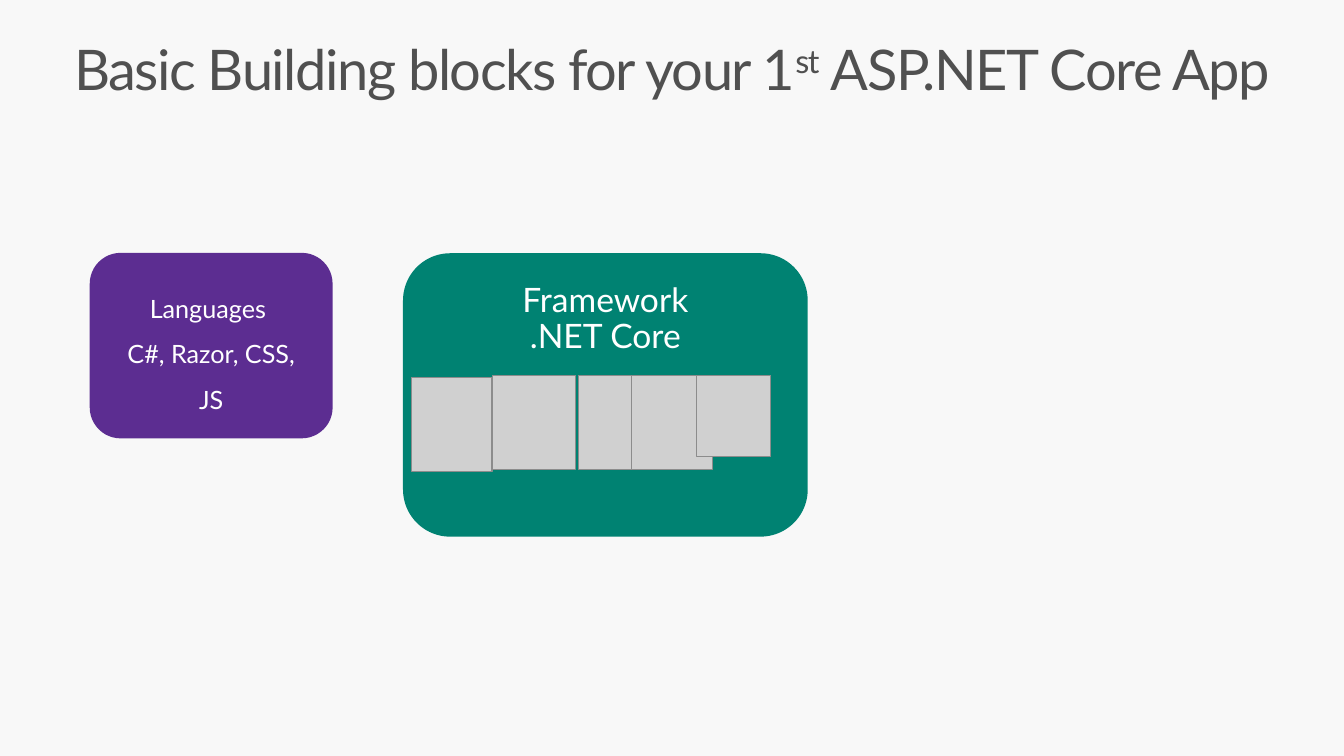
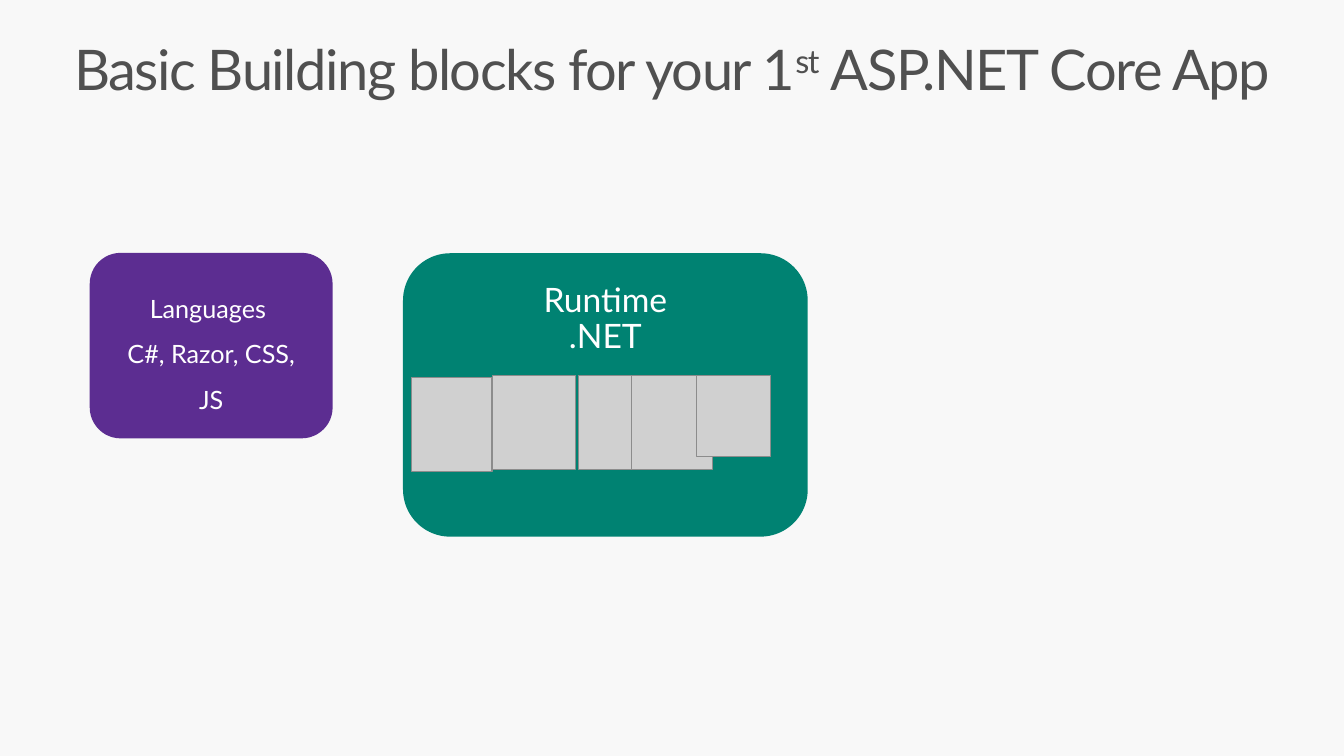
Before and after one commit to dotnet-presentations/aspnetcore-for-beginners, a slide deck: slide 7 of deck/ASP.NETCore_Beginners.pptx. Drawn at 1344x756 pixels with LibreOffice and Linux fonts; fonts in the diff are those of the drawing; grey boxes stand for pictures. Boxes give left, top, right and bottom in pixels: in the first picture for what was removed or moved away, otherwise in the second. Text is boxed around its words. In the diff, an @@ line names an element or a change of style, - is before the commit and + after.

```diff
--- a/deck/ASP.NETCore_Beginners.pptx
+++ b/deck/ASP.NETCore_Beginners.pptx
@@ text in rounded rectangle at (x1=544, y1=287, x2=668, y2=349): text changed @@
-Framework
-.NET Core
+Runtime
+.NET
```
Also in this commit, not shown: 8 other slides changed.
